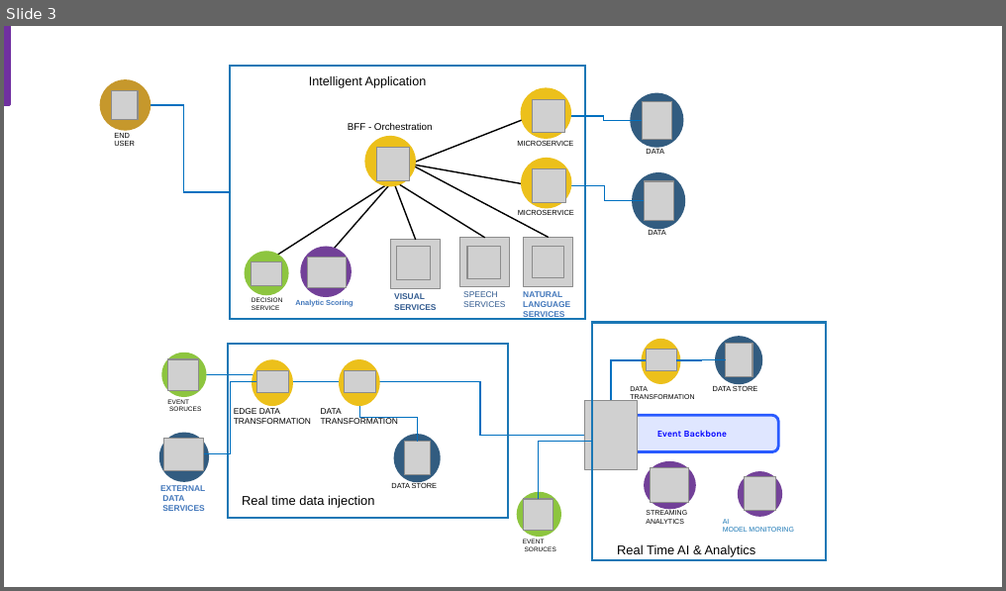
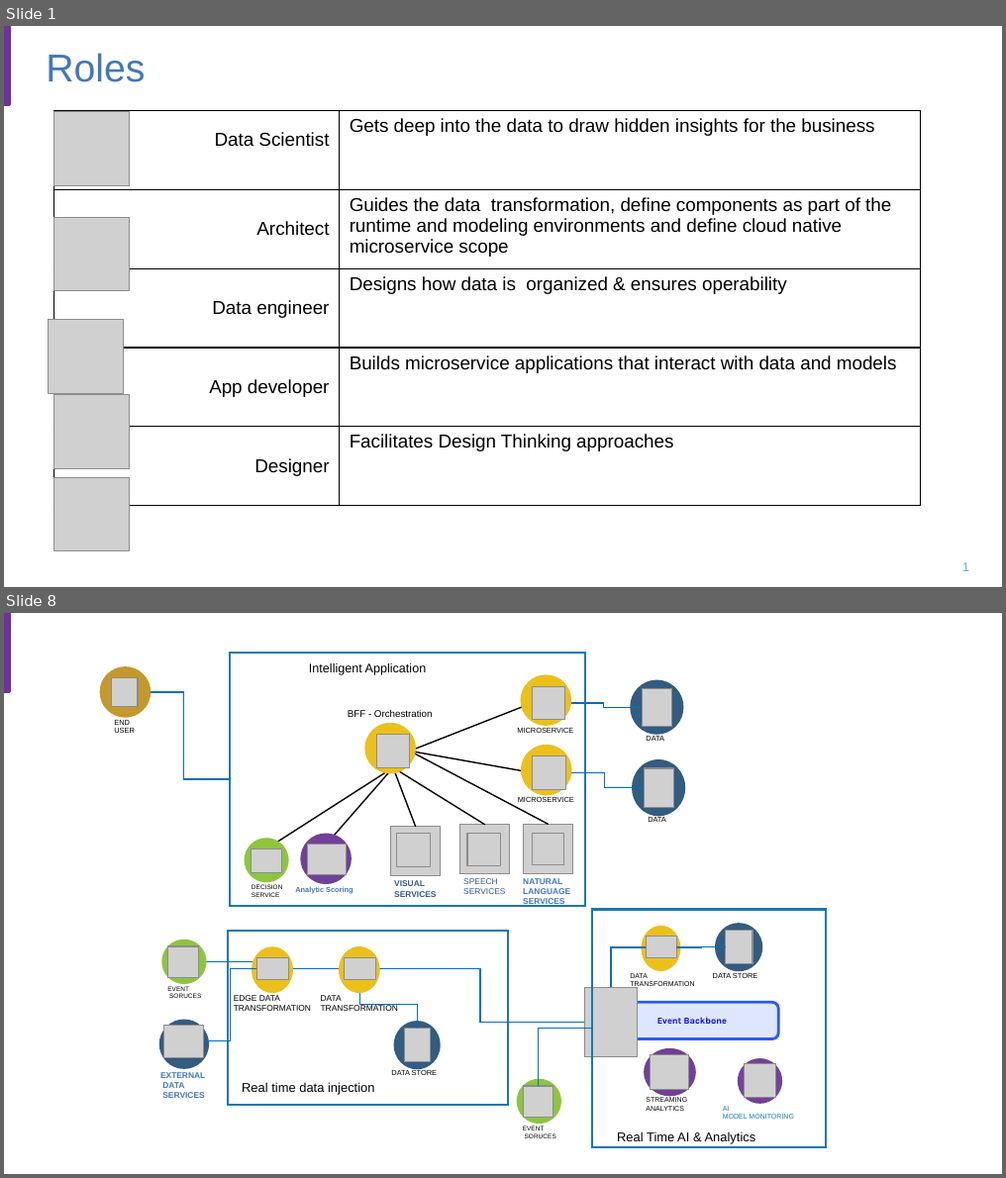
Before and after one commit to ibm-cloud-architecture/refarch-data-ai-analytics, a slide deck: docs/AI-Data-ML-ArchitectureDiagrams.pptx. Shown one above the other, each under a label of ours: slide 3 before the commit, slides 1 and 8 after it; the slides between them are not shown. The pictures are 1006x591 and 1006x1178 pixels, drawn with LibreOffice and Linux fonts; fonts in the diff are those of the drawing; grey boxes stand for pictures; background and template pictures are left out. Boxes give left, top, right and bottom in pixels: in the first picture for what was removed or moved away, otherwise in the second. Text is boxed around its words. In the diff, an @@ line names an element or a change of style, - is before the commit and + after.

```diff
--- a/docs/AI-Data-ML-ArchitectureDiagrams.pptx
+++ b/docs/AI-Data-ML-ArchitectureDiagrams.pptx
@@ slide 1 added at (x1=4, y1=26, x2=1002, y2=587), background #FFFFFF; not listed: 1 template element that a slide beside it also shows @@
@@ title added at (x1=46, y1=53, x2=145, y2=82), 28 pt, text #4178BE @@
+Roles
@@ table added at (x1=54, y1=111, x2=920, y2=557), 5 rows, 2 columns @@
+Data Scientist | Gets deep into the data to draw hidden insights for the business
+Architect | Guides the data transformation, define components as part of the runtime and modeling environments and define cloud native microservice scope
+Data engineer | Designs how data is organized & ensures operability
+App developer | Builds microservice applications that interact with data and models
+Designer | Facilitates Design Thinking approaches
@@ picture added at (x1=54, y1=112, x2=129, y2=185) @@
@@ picture added at (x1=54, y1=218, x2=130, y2=290) @@
@@ picture added at (x1=48, y1=319, x2=123, y2=393) @@
@@ picture added at (x1=54, y1=395, x2=129, y2=470) @@
@@ picture added at (x1=54, y1=478, x2=129, y2=552) @@
@@ page number added at (x1=962, y1=563, x2=969, y2=571), 9 pt, text #5AAAFA @@
+1
@@ what was slide 3 is now slide 8 @@
```
Also in this commit, not shown: 2 slides changed, 4 other slides added, 5 other files.
